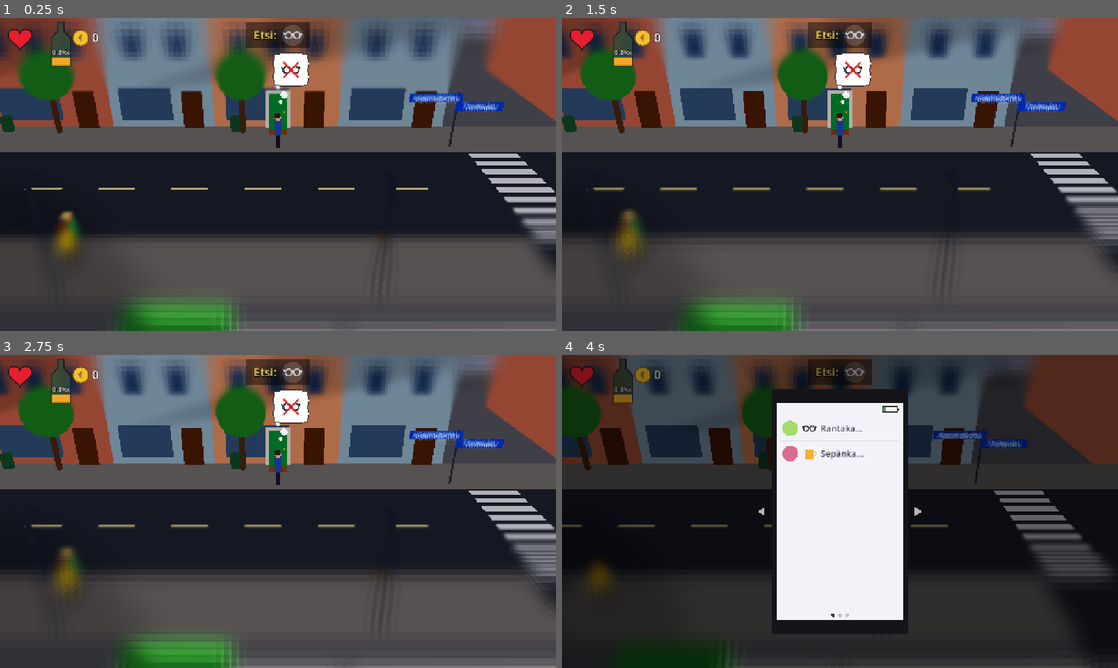
Above: before the commit, frames 1-4 (two rows, left to right).
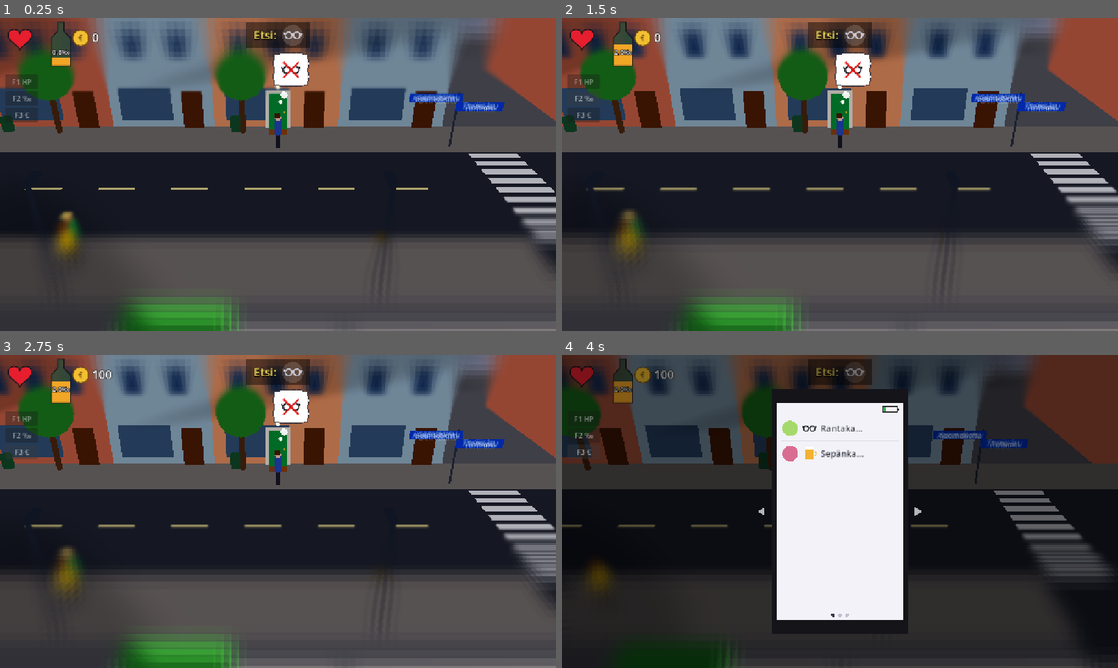
Above: after the commit, the same moments.

Repository: Ecculi/GoodMorningMoonshine
Game: Godot game, scene res://scenes/main.tscn
Same seed, same stepped clock (60 frames per second), same inputs: the game is played once before the commit and once after it.
Inputs (mouse positions are in pixels of both pictures, inside the frame that each line leads up to):
- Up to frame 1 (0.25 s): no input
- Up to frame 2 (1.5 s): click (584, 80) at 0.5 s, where only the run after the commit has a clickable "F1 HP"; click (584, 99) at 1.25 s, where only the run after the commit has a clickable "F2 ‰"
- Up to frame 3 (2.75 s): click (22, 452) at 2 s, where only the run after the commit has a clickable "F3 €"
- Up to frame 4 (4 s): tap Enter at 2.75 s; hold Right (move_right) 2.78-3.53 s; hold Space (action) 2.78-3.53 s; hold Down (move_down) from 3.53 s (still down); tap P (phone) at 3.6 s

The runs differ from the first frame. In frame 1, 0.2% of the frame differs, in the area x 1-7%, y 18-34%; in frame 2, 0.3%; in frame 3, 0.4%, in the area x 1-21%, y 4-34%; in frame 4, 0.3%.

Commit message:
Debug helpers: F1 health full, F2 alcohol 2.0, F3 money +100 (debug builds only)
Co-Authored-By: Claude Opus 5.5 <noreply@anthropic.com>
Claude-Session: https://claude.ai/code/session_014p1PebUFuQA4D9T8dUNWSx

Diff:
--- /dev/null
+++ b/scripts/debug_tools.gd
@@ -0,0 +1,52 @@
+extends CanvasLayer
+## Debug helpers (only in debug builds, e.g. when run from the editor):
+## F1 = health full, F2 = alcohol to the top of the normal range,
+## F3 = money +100 €. The same as small on-screen buttons for touch screens.
+
+const DEBUG_PROMILLE := 2.0
+
+
+func _ready() -> void:
+	layer = 20
+	if not OS.is_debug_build():
+		queue_free()
+		return
+	var box := VBoxContainer.new()
+	box.position = Vector2(12, 130)
+	add_child(box)
+	_button(box, "F1 HP", _fill_health)
+	_button(box, "F2 ‰", _fill_alcohol)
+	_button(box, "F3 €", _add_money)
+
+
+func _button(parent: Control, text: String, cb: Callable) -> void:
+	var b := Button.new()
+	b.text = text
+	b.focus_mode = Control.FOCUS_NONE
+	b.custom_minimum_size = Vector2(76, 34)
+	b.modulate = Color(1, 1, 1, 0.6)
+	b.pressed.connect(cb)
+	parent.add_child(b)
+
+
+func _unhandled_input(event: InputEvent) -> void:
+	if event is InputEventKey and event.pressed and not event.echo:
+		match event.physical_keycode:
+			KEY_F1:
+				_fill_health()
+			KEY_F2:
+				_fill_alcohol()
+			KEY_F3:
+				_add_money()
+
+
+func _fill_health() -> void:
+	GameState.health = 100.0
+
+
+func _fill_alcohol() -> void:
+	GameState.promille = DEBUG_PROMILLE
+
+
+func _add_money() -> void:
+	GameState.money += 100
--- a/scripts/main.gd
+++ b/scripts/main.gd
@@ -13,6 +13,7 @@
 const BlockBuilder = preload("res://scripts/block_builder.gd")
 const LostItemNode = preload("res://scripts/lost_item_node.gd")
 const ModalUI = preload("res://scripts/modal_ui.gd")
+const DebugTools = preload("res://scripts/debug_tools.gd")
 
 ## Battery use per second while the phone is open, by page.
 const PHONE_DRAIN := [1.2, 1.8, 3.5]
@@ -100,6 +101,7 @@
 	modal_ui.main = self
 	hud_layer.add_child(modal_ui)
 	add_child(TouchControls.new())
+	add_child(DebugTools.new())
 
 	GameState.day_ended.connect(_on_day_ended)
 	GameState.player_died.connect(_on_player_died)
Not shown, added: scripts/debug_tools.gd.uid
